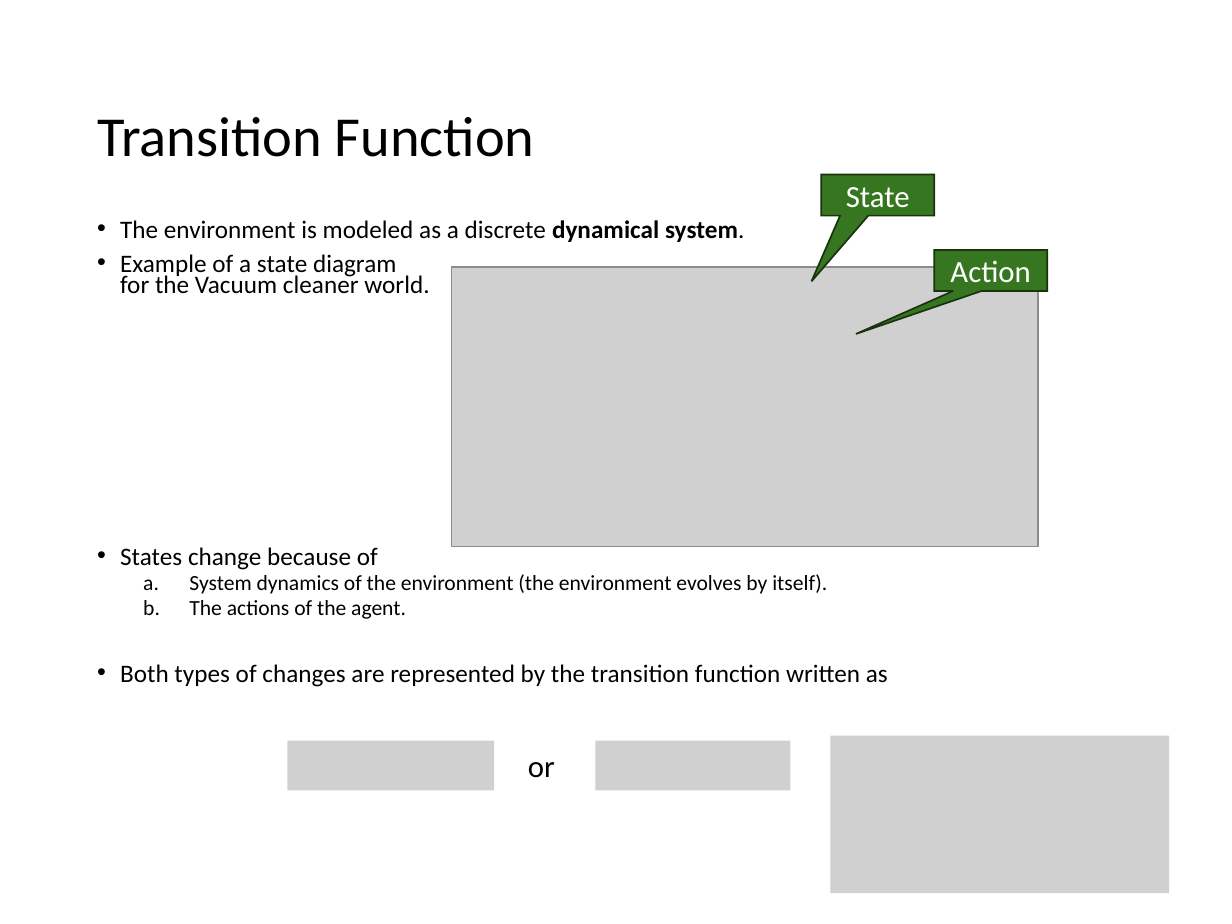
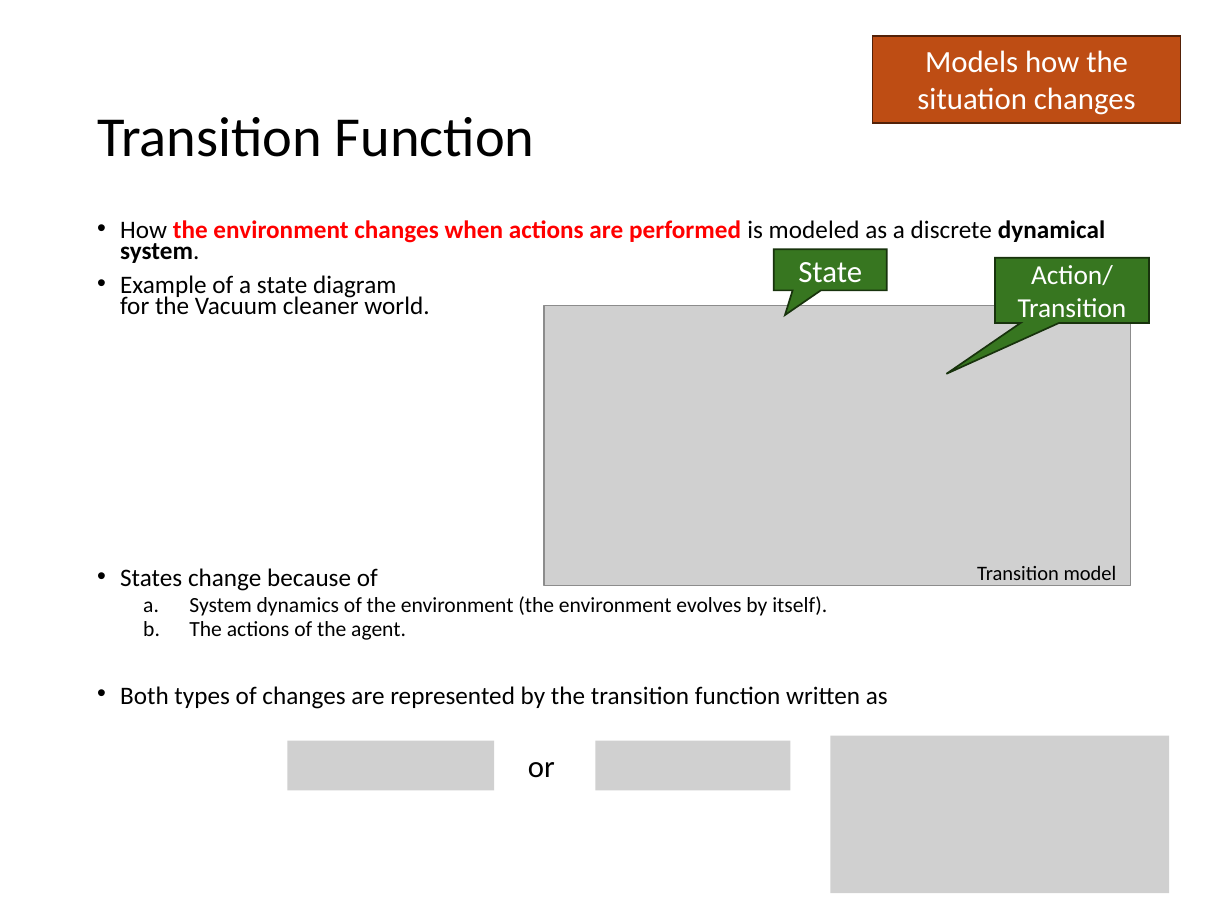
Before and after one commit to mhahsler/CS7320-AI, a slide deck: slide 26 of slides/02_agents.pptx. Drawn at 1232x924 pixels with LibreOffice and Linux fonts; fonts in the diff are those of the drawing; grey boxes stand for pictures. Boxes give left, top, right and bottom in pixels: in the first picture for what was removed or moved away, otherwise in the second. Text is boxed around its words. In the diff, an @@ line names an element or a change of style, - is before the commit and + after.

```diff
--- a/slides/02_agents.pptx
+++ b/slides/02_agents.pptx
@@ rectangle added at (872,36,1180,123), fill #BE4D14, outline #532209 1 pt, 18 pt, text #FFFFFF @@
+Models how the situation changes
@@ text at (120,220,1105,263): text changed; text colour #000000 to #FF0000; bold on @@
-• The environment is modeled as a discrete dynamical system.
+• How the environment changes when actions are performed is modeled as a discrete dynamical system.
@@ speech box "State": place and size @@
-speech box "State" at (822,175,935,216)
+speech box "State" at (774,249,887,290)
@@ speech box "State" at (774,249,887,290): proportions changed @@
@@ speech box "Action/ Transition" at (995,257,1149,323): proportions changed @@
@@ speech box "Action/ Transition": place and size @@
-speech box "Action/ Transition" at (934,250,1047,291)
+speech box "Action/ Transition" at (995,257,1149,323)
@@ text in speech box at (1018,265,1127,324): text changed; size 18 to 16 pt @@
-Action
+Action/
+Transition
@@ picture: place and size @@
-picture at (452,267,1039,547)
+picture at (545,306,1131,585)
@@ text added at (977,565,1117,586), 12 pt, text #000000 @@
+Transition model
```
Also in this commit, not shown: 9 other slides changed, 2 slides added, 2 other files.
